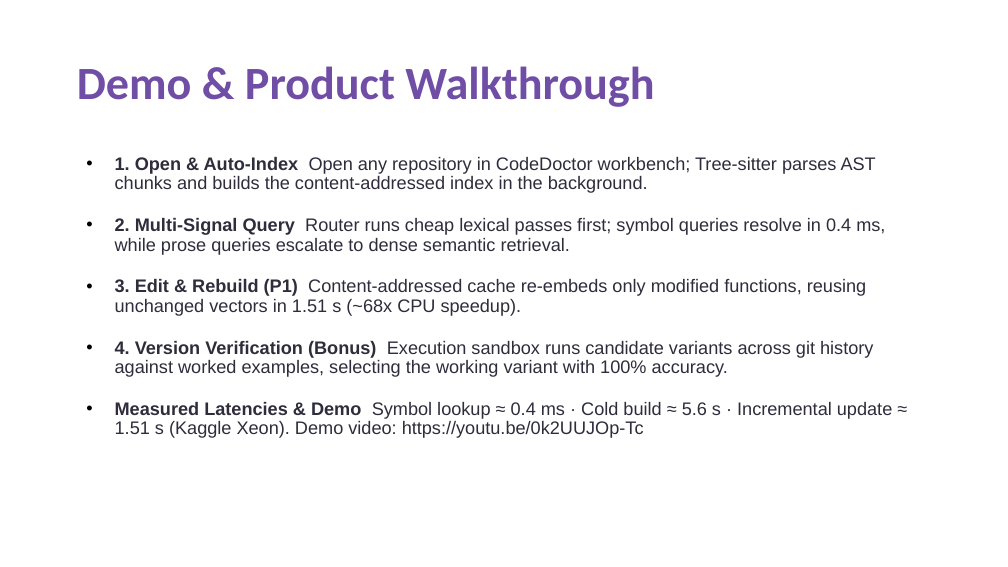
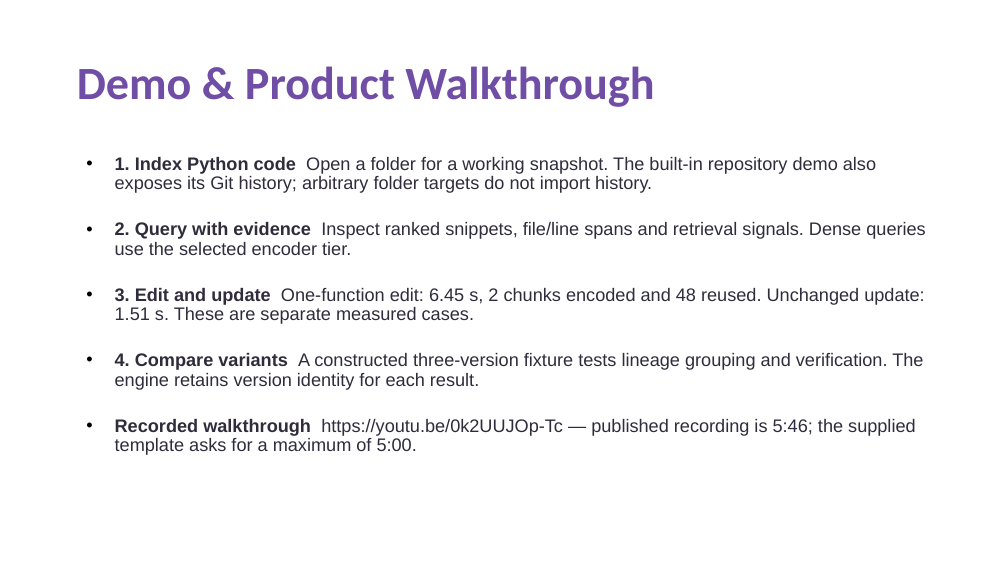
Before and after one commit to krizz711/CodeDoctor-Agentic-Semantic-and-Structural-Intelligence-for-Code-Repositories, a slide deck: slide 5 of VITV_Doctors_Submission.pptx. Drawn at 1008x567 pixels with LibreOffice and Linux fonts; fonts in the diff are those of the drawing. Boxes give left, top, right and bottom in pixels: in the first picture for what was removed or moved away, otherwise in the second. Text is boxed around its words. In the diff, an @@ line names an element or a change of style, - is before the commit and + after.

```diff
--- a/VITV_Doctors_Submission.pptx
+++ b/VITV_Doctors_Submission.pptx
@@ text at [115, 157, 925, 455]: text changed @@
-• 1. Open & Auto-Index Open any repository in CodeDoctor workbench; Tree-sitter parses AST chunks and builds the content-addressed index in the background.
-• 2. Multi-Signal Query Router runs cheap lexical passes first; symbol queries resolve in 0.4 ms, while prose queries escalate to dense semantic retrieval.
-• 3. Edit & Rebuild (P1) Content-addressed cache re-embeds only modified functions, reusing unchanged vectors in 1.51 s (~68x CPU speedup).
-• 4. Version Verification (Bonus) Execution sandbox runs candidate variants across git history against worked examples, selecting the working variant with 100% accuracy.
-• Measured Latencies & Demo Symbol lookup ≈ 0.4 ms · Cold build ≈ 5.6 s · Incremental update ≈ 1.51 s (Kaggle Xeon). Demo video: https://youtu.be/0k2UUJOp-Tc
+• 1. Index Python code Open a folder for a working snapshot. The built-in repository demo also exposes its Git history; arbitrary folder targets do not import history.
+• 2. Query with evidence Inspect ranked snippets, file/line spans and retrieval signals. Dense queries use the selected encoder tier.
+• 3. Edit and update One-function edit: 6.45 s, 2 chunks encoded and 48 reused. Unchanged update: 1.51 s. These are separate measured cases.
+• 4. Compare variants A constructed three-version fixture tests lineage grouping and verification. The engine retains version identity for each result.
+• Recorded walkthrough https://youtu.be/0k2UUJOp-Tc — published recording is 5:46; the supplied template asks for a maximum of 5:00.
```
Also in this commit, not shown: 10 other slides changed, 49 other files.
